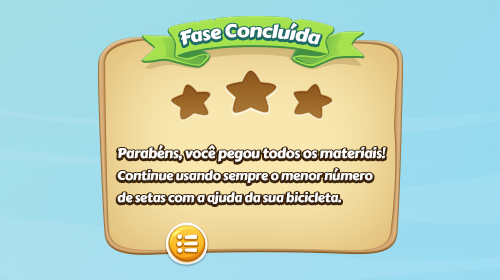
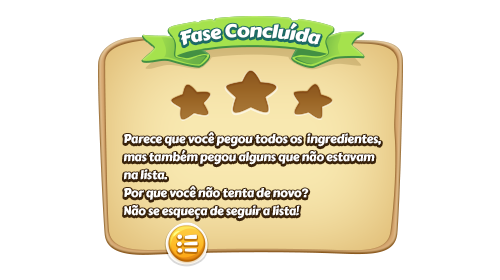
Layers edited between the first and the second 500x280 image:
hid "Parabéns, você pegou todos os materiais! Continue usando sempre" over (117, 145, 386, 204)
added group "restaurant" with 2 layers above "Level Cleared" over (124, 132, 381, 219)
added layer "Parece que você pegou todos os ingredientes, mas também pegou" in group "restaurant" over (124, 132, 381, 219)
hid "Bg" over (0, 0, 500, 280)
